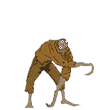
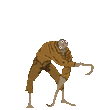
Layered file, before and after one edit (110×110). Changes by layer:
painted on "괴물 공격2" over [24, 38, 94, 108]
